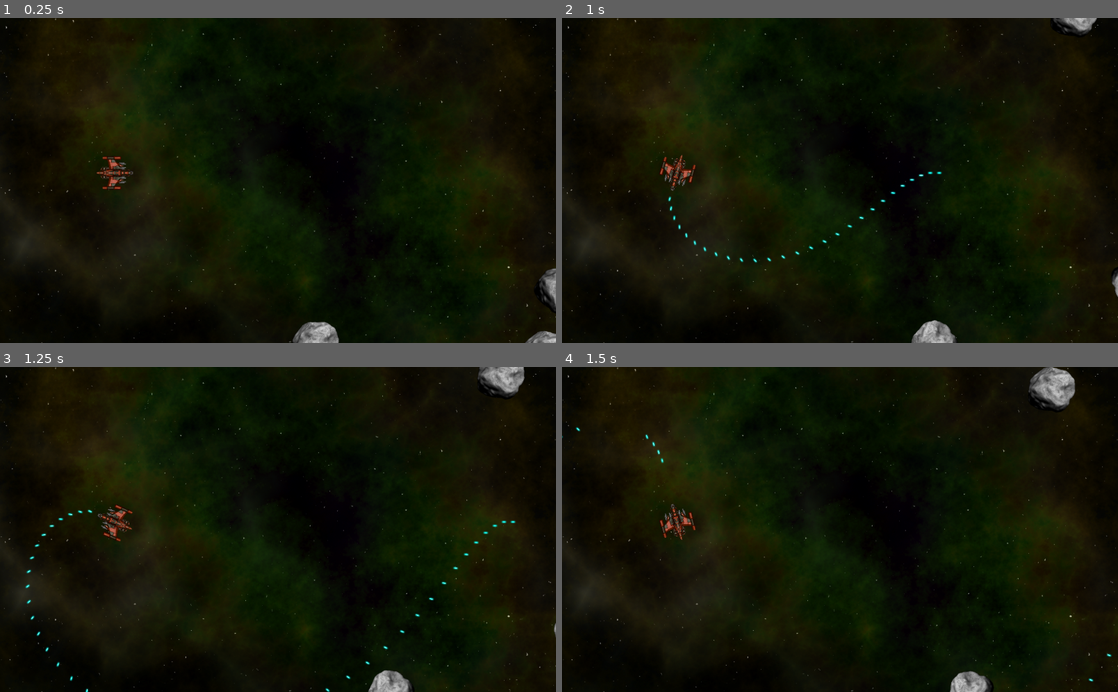
Above: before the commit, frames 1-4 (two rows, left to right).
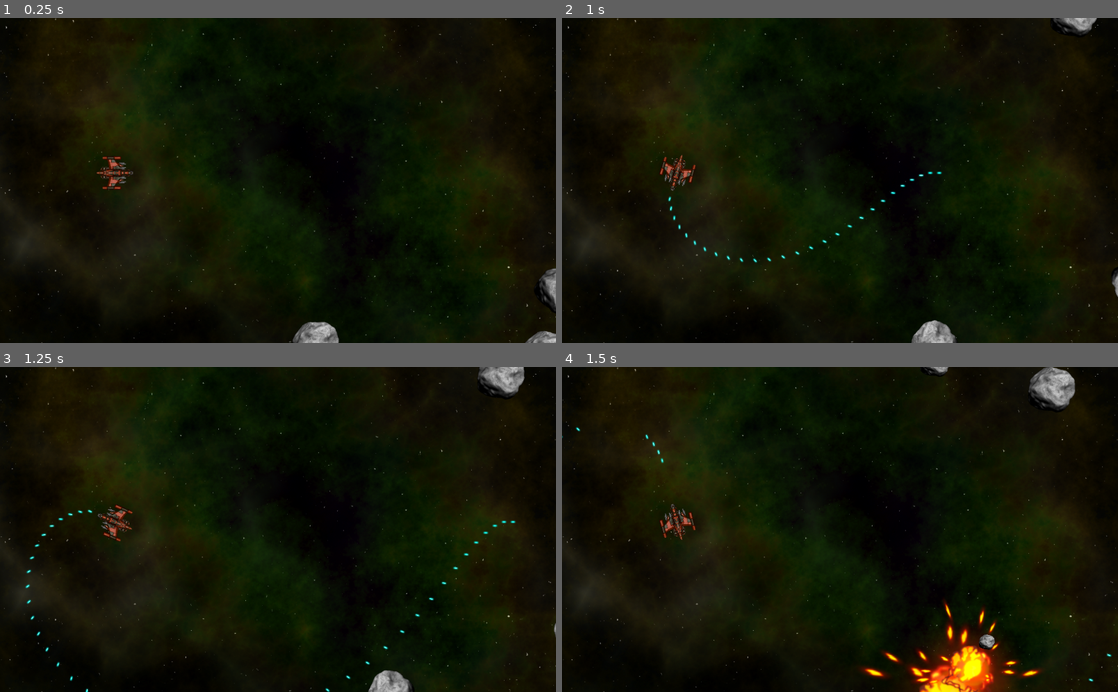
Above: after the commit, the same moments.

Repository: cesarmg1980/space-rocks-v2
Game: Godot game, scene res://Main.tscn
The game is run twice, just before and just after one commit, with the same random seed, the same clock (stepped at 60 frames per second) and the same inputs. The project has no main scene, so this scene is started directly.
Inputs:
- Up to frame 1 (0.25 s): no input
- Up to frame 2 (1 s): hold Right (rotate_right) from 0.53 s (still down); hold Space (shoot) from 0.53 s (still down)
- Up to frame 3 (1.25 s): keep holding Right (rotate_right); keep holding Space (shoot)
- Up to frame 4 (1.5 s): release Right (rotate_right) at 1.28 s; release Space (shoot) at 1.28 s; hold Left (rotate_left) from 1.28 s (still down); tap Space (shoot) at 1.35 s

Frames 1-3 are identical in both runs. In frame 4, 3.5% of the frame differs, in the area x 53-87%, y 0-100%.

Commit message:
added explosion and spawn smaller rocks

Diff:
--- a/Main.gd
+++ b/Main.gd
@@ -22,8 +22,18 @@
 	r.screensize = screensize
 	r.start(pos, vel, size)
 	$Rocks.add_child(r)
+	r.connect('exploded', self, '_on_Rock_exploded')
 
 func _on_Player_shoot(bullet, pos, dir):
 	var b = bullet.instance()
 	b.start(pos, dir)
 	add_child(b)
+
+func _on_Rock_exploded(size, radius, pos, vel):
+	if size <= 1:
+		return
+	for offset in [-1, 1]:
+		var dir = (pos - $Player.position).normalized().tangent() * offset
+		var newpos = pos + dir * radius
+		var newvel = dir * vel.length() * 1.1
+		spawn_rock(size - 1, newpos, newvel)
--- /dev/null
+++ b/explosion/Explosion.tscn
@@ -0,0 +1,29 @@
+[gd_scene load_steps=3 format=2]
+
+[ext_resource path="res://assets/explosion 3.png" type="Texture" id=1]
+
+[sub_resource type="Animation" id=1]
+resource_name = "explosion"
+length = 0.65
+step = 0.01
+tracks/0/type = "value"
+tracks/0/path = NodePath(".:frame")
+tracks/0/interp = 1
+tracks/0/loop_wrap = true
+tracks/0/imported = false
+tracks/0/enabled = true
+tracks/0/keys = {
+"times": PoolRealArray( 0, 0.01, 0.02, 0.03, 0.04, 0.05, 0.06, 0.07, 0.08, 0.09, 0.1, 0.11, 0.12, 0.13, 0.14, 0.15, 0.16, 0.17, 0.18, 0.19, 0.2, 0.21, 0.22, 0.23, 0.24, 0.25, 0.26, 0.27, 0.28, 0.29, 0.3, 0.31, 0.32, 0.33, 0.34, 0.35, 0.36, 0.37, 0.38, 0.39, 0.4, 0.41, 0.42, 0.43, 0.44, 0.45, 0.46, 0.47, 0.48, 0.49, 0.5, 0.51, 0.52, 0.53, 0.54, 0.55, 0.56, 0.57, 0.58, 0.59, 0.6, 0.61, 0.62, 0.63 ),
+"transitions": PoolRealArray( 1, 1, 1, 1, 1, 1, 1, 1, 1, 1, 1, 1, 1, 1, 1, 1, 1, 1, 1, 1, 1, 1, 1, 1, 1, 1, 1, 1, 1, 1, 1, 1, 1, 1, 1, 1, 1, 1, 1, 1, 1, 1, 1, 1, 1, 1, 1, 1, 1, 1, 1, 1, 1, 1, 1, 1, 1, 1, 1, 1, 1, 1, 1, 1 ),
+"update": 1,
+"values": [ 1, 2, 3, 4, 5, 6, 7, 8, 9, 10, 11, 12, 13, 14, 15, 16, 17, 18, 19, 20, 21, 22, 23, 24, 25, 26, 27, 28, 29, 30, 31, 32, 33, 34, 35, 36, 37, 38, 39, 40, 41, 42, 43, 44, 45, 46, 47, 48, 49, 50, 51, 52, 53, 54, 55, 56, 57, 58, 59, 60, 61, 62, 63, 0 ]
+}
+
+[node name="Explosion" type="Sprite"]
+texture = ExtResource( 1 )
+vframes = 8
+hframes = 8
+frame = 1
+
+[node name="AnimationPlayer" type="AnimationPlayer" parent="."]
+anims/explosion = SubResource( 1 )
--- a/rock/Rock.gd
+++ b/rock/Rock.gd
@@ -1,4 +1,6 @@
 extends RigidBody2D
+
+signal exploded
 
 var screensize = Vector2()
 var size
@@ -16,6 +18,7 @@
 	$CollisionShape2D.shape = shape
 	linear_velocity = vel
 	angular_velocity = rand_range(-1.5, 1.5)
+	$Explosion.scale = Vector2(0.75, 0.75) * size
 
 func _integrate_forces(physics_state):
 	var xform = physics_state.get_transform()
@@ -28,3 +31,14 @@
 	if xform.origin.y < 0 - radius:
 		xform.origin.y = screensize.y + radius
 	physics_state.set_transform(xform)
+
+func explode():
+	layers = 0
+	$Sprite.hide()
+	$Explosion/AnimationPlayer.play("explosion")
+	emit_signal("exploded", size, radius, position, linear_velocity)
+	linear_velocity = Vector2()
+	angular_velocity = 0
+
+func _on_AnimationPlayer_animation_finished(anim_name):
+	queue_free()
--- a/rock/Rock.tscn
+++ b/rock/Rock.tscn
@@ -1,12 +1,15 @@
-[gd_scene load_steps=4 format=2]
+[gd_scene load_steps=5 format=2]
 
 [ext_resource path="res://assets/rock.png" type="Texture" id=1]
 [ext_resource path="res://rock/Rock.gd" type="Script" id=2]
+[ext_resource path="res://explosion/Explosion.tscn" type="PackedScene" id=3]
 
 [sub_resource type="PhysicsMaterial" id=1]
 bounce = 1.0
 
-[node name="Rock" type="RigidBody2D"]
+[node name="Rock" type="RigidBody2D" groups=[
+"rocks",
+]]
 physics_material_override = SubResource( 1 )
 linear_damp = 0.0
 angular_damp = 0.0
@@ -16,3 +19,7 @@
 texture = ExtResource( 1 )
 
 [node name="CollisionShape2D" type="CollisionShape2D" parent="."]
+
+[node name="Explosion" parent="." instance=ExtResource( 3 )]
+
+[editable path="Explosion"]
